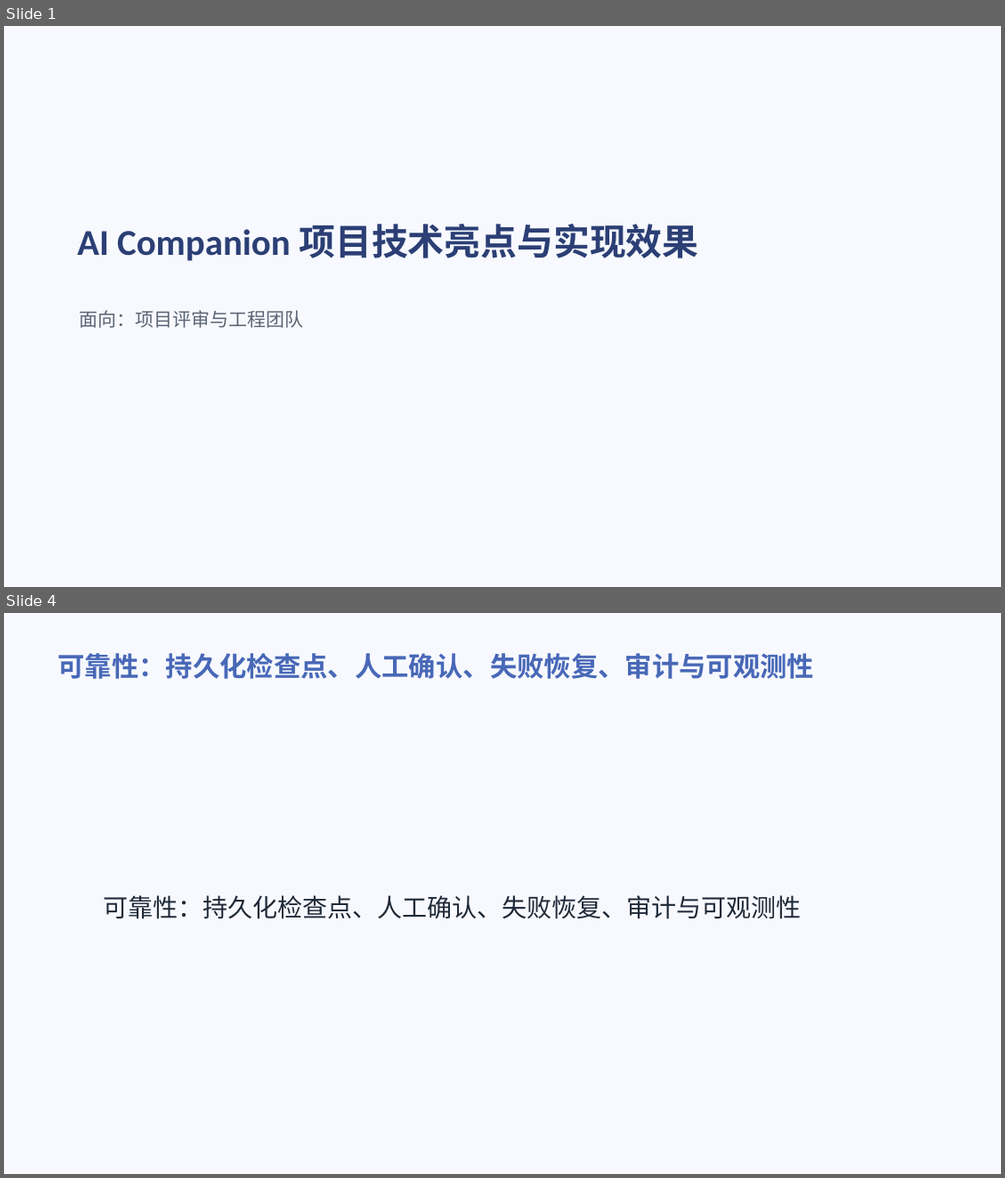
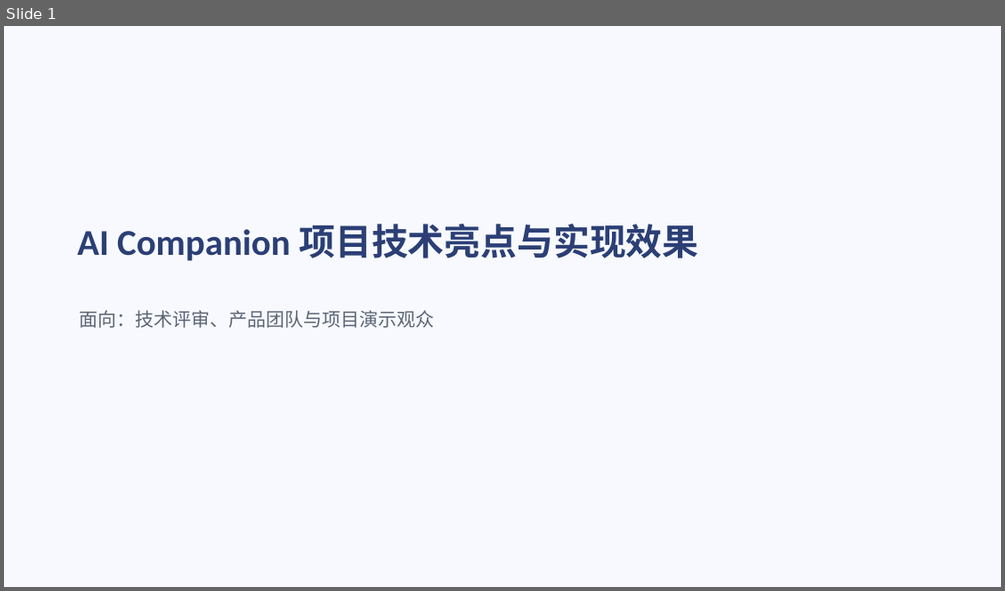
Before and after one commit to bamboo-ye/ai-companion, a slide deck: docs/demo/ai-companion-overview.pptx. Shown one above the other, each under a label of ours: slides 1 and 4 before the commit, slide 1 after it; the slides between them are not shown. The pictures are 1005x1178 and 1005x591 pixels, drawn with LibreOffice and Linux fonts; fonts in the diff are those of the drawing. Boxes give left, top, right and bottom in pixels: in the first picture for what was removed or moved away, otherwise in the second. Text is boxed around its words. In the diff, an @@ line names an element or a change of style, - is before the commit and + after.

```diff
--- a/docs/demo/ai-companion-overview.pptx
+++ b/docs/demo/ai-companion-overview.pptx
@@ slide 4 removed at box(4, 613, 1001, 1174), background #F7F9FF @@
@@ title removed at box(57, 653, 814, 679) @@
-可靠性：持久化检查点、人工确认、失败恢复、审计与可观测性
@@ text removed at box(104, 895, 801, 919) @@
-可靠性：持久化检查点、人工确认、失败恢复、审计与可观测性
@@ slide 1 changed as well @@
@@ subtitle at box(80, 310, 435, 328): text changed @@
-面向：项目评审与工程团队
+面向：技术评审、产品团队与项目演示观众
```
Also in this commit, not shown: 7 slides added, 5 other slides removed, 11 other files.
